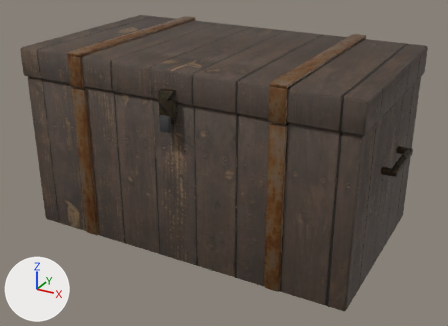
The glTF model game/art3d/own/deploy_boxlarge.glb as it was, and as the next commit left it.
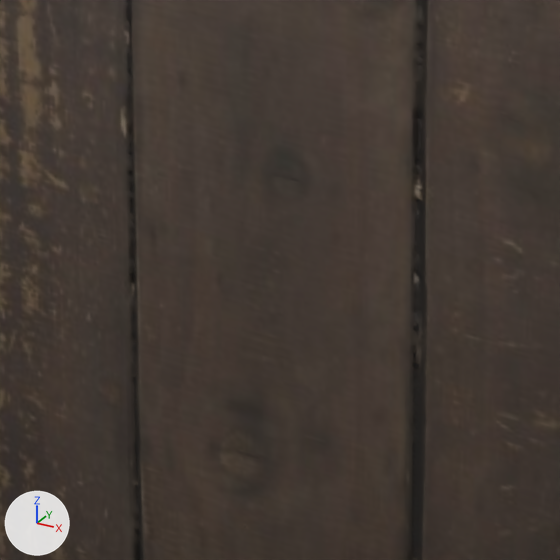
The first picture shows the older version from a camera (50 mm lens) standing at (1.185, -2.162, 1.35) and looking at (0.023, -0.05, 0.294). The close-ups show the older and then the newer version on the part from 40% to 57% of the width and 55% to 79% of the height of that picture. Only the edits that show in the close-ups are written down. The lights are fixed; the arrows at lower left show +X, +Y and +Z.
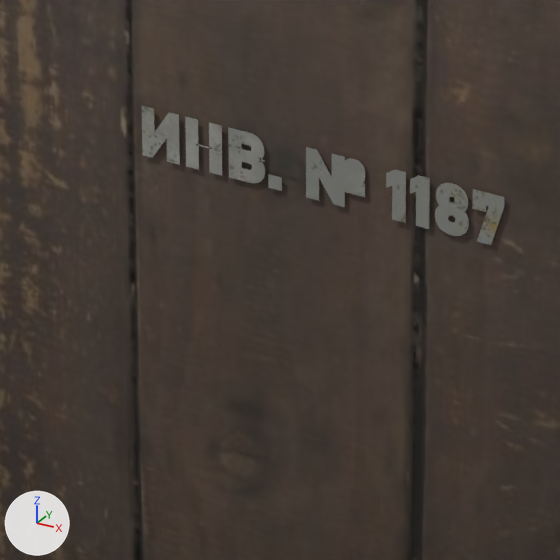
What changed in the scene script:
```text
Add img_worn_white_0_90_v1:
    img_worn_white_0_90_v1 = load_image('worn_white_0.90_v1', '_unpacked/worn_white_0.90_v1', 1024, 1024, 'sRGB')
Add mat_white:
    mat_white = bpy.data.materials.new('white')
    # uses the picture img_nor_001
    # uses the picture img_worn_white_0_90_v1
Add me_stencil:
    me_stencil.from_pydata(...)  # 289 vertices, 327 faces; spans x 0.105..0.316, y -0.403, z 0.287..0.317
    me_stencil.materials.append(mat_white)
Add ob_stencil:
    ob_stencil = bpy.data.objects.new('stencil', me_stencil)
    ob_stencil.location = (0.0, 0.0, 0.0)
```

Boxes [x1, y1, x2, y2] around the edits, measured in the close-ups (560 x 560 px):
'stencil', added
    after: [142, 106, 504, 245]
